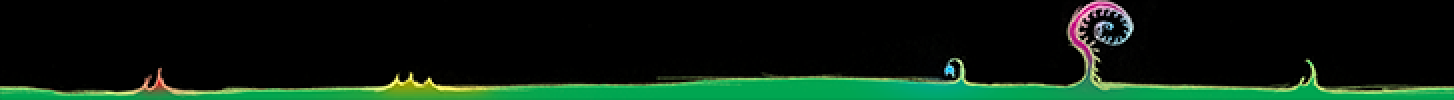
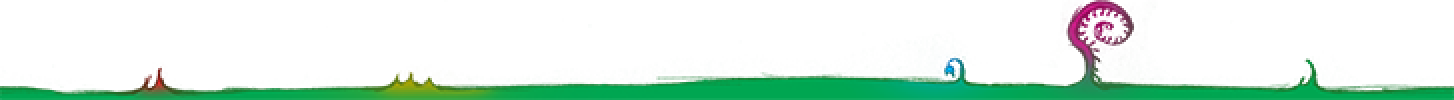
Comparing the layer stacks of the two w=1454, h=100 images. Changes:
painted on "outline" over bbox(0, 0, 1454, 100)
hid "Background" over bbox(0, 0, 1454, 100)
